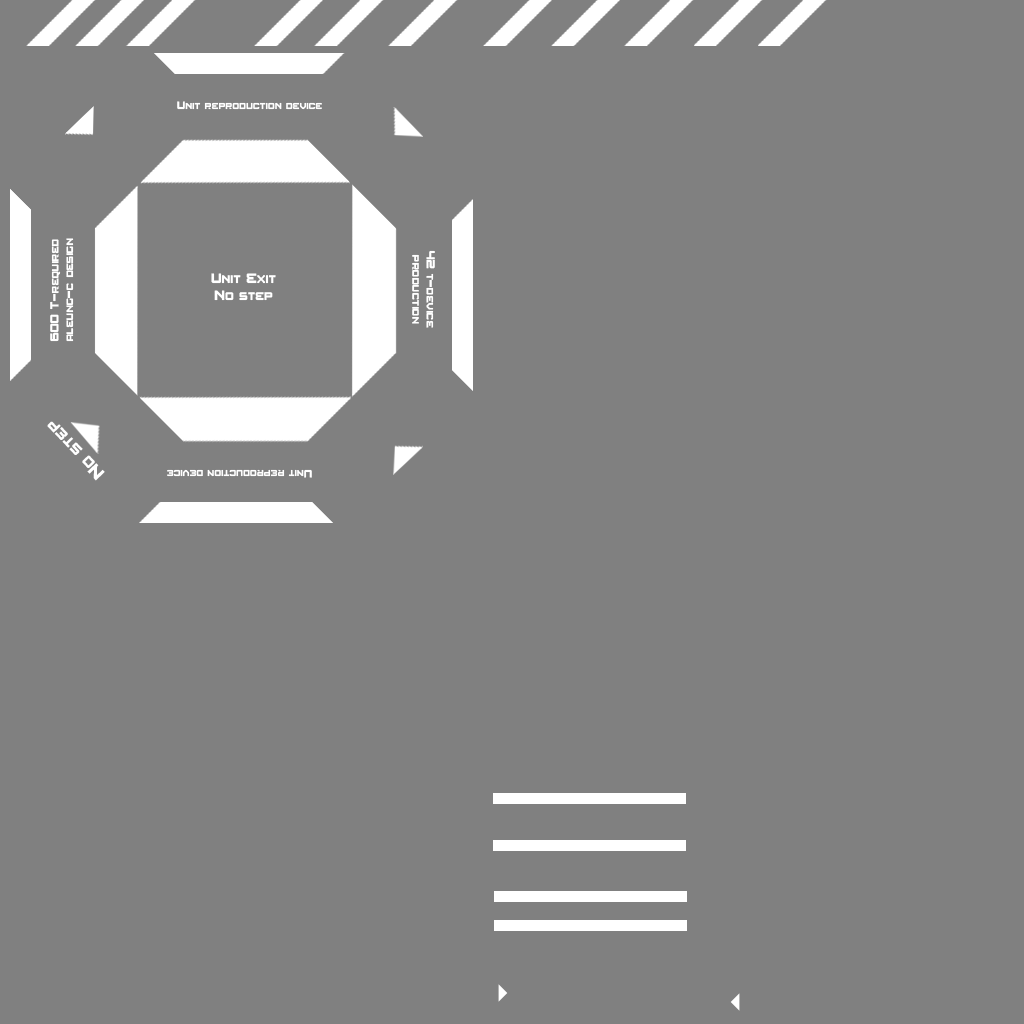
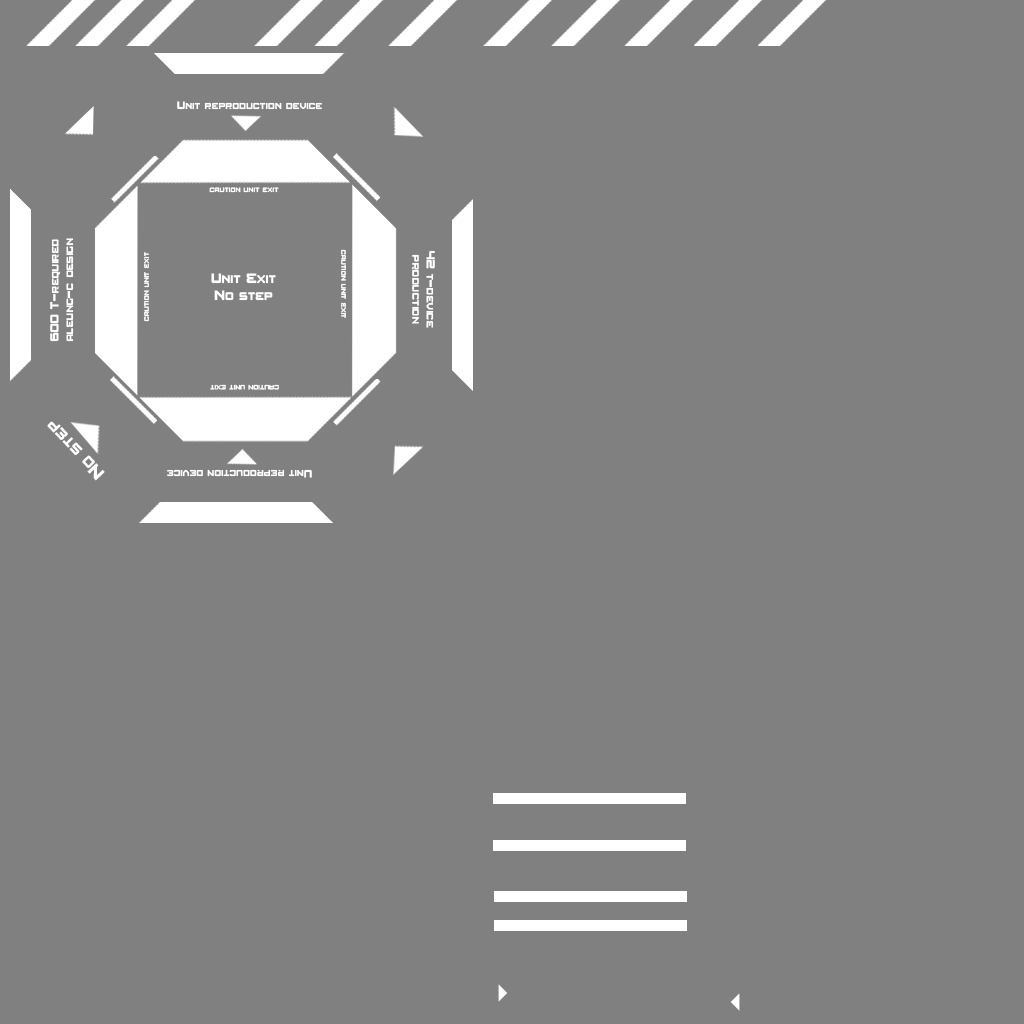
Layer changes from the first (1024, 1024) image to the second:
painted on "Markings" over [65, 115, 382, 465]
added layer "caution unit exit copie 3" in group "EggBase" over [341, 249, 346, 318]
added layer "caution unit exit copie 2" in group "EggBase" over [144, 252, 149, 322]
added layer "caution unit exit copie" in group "EggBase" over [210, 384, 279, 390]
added layer "caution unit exit" in group "EggBase" over [209, 187, 279, 193]
